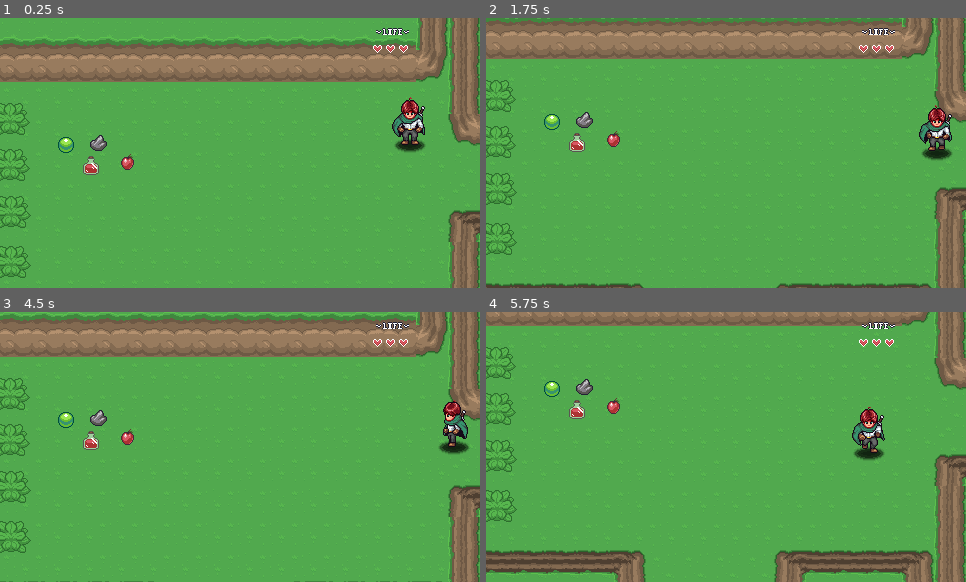
Above: before the commit, frames 1-4 (two rows, left to right).
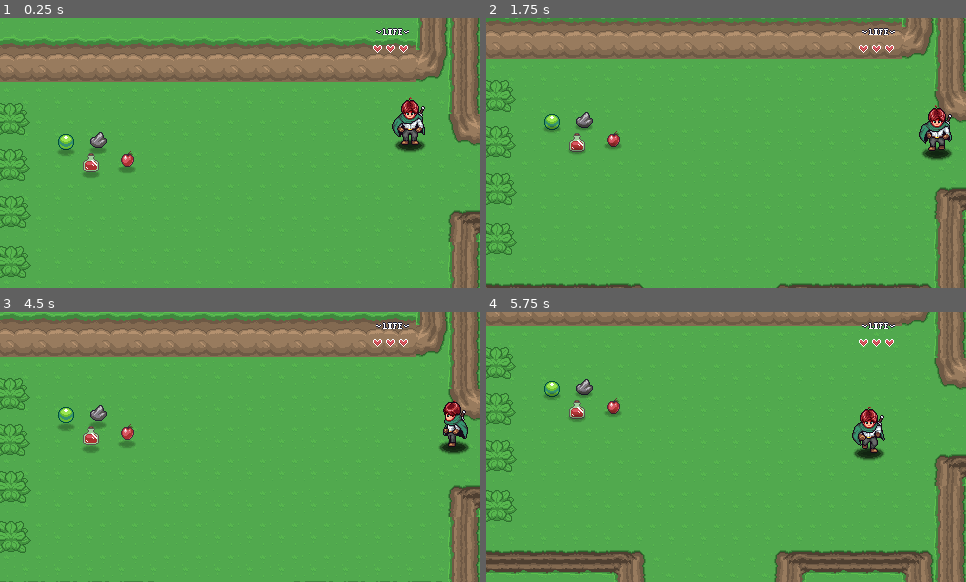
Above: after the commit, the same moments.

Repository: stevenmontes/RpgGame
Game: Godot game, scene res://levels/area01/01.tscn
The game is run twice, just before and just after one commit, with the same random seed, the same clock (stepped at 60 frames per second) and the same inputs. Sound files missing from this copy of the repository are replaced by a short silence.
Inputs:
- Up to frame 1 (0.25 s): no input
- Up to frame 2 (1.75 s): hold D (right) 0.53-1.28 s; hold Z (attack) 0.53-1.28 s; hold S (down) from 1.28 s (still down); tap Z (attack) at 1.35 s
- Up to frame 3 (4.5 s): release S (down) at 2.03 s; hold D (right) 2.03-2.78 s; hold Z (attack) 2.03-2.78 s; hold W (up) 2.78-3.53 s; tap Z (attack) at 2.85, 4.35 s; hold Z (attack) 3.53-4.28 s; hold A (left) from 3.53 s (still down)
- Up to frame 4 (5.75 s): release A (left) at 5.03 s; hold S (down) from 5.03 s (still down); hold Z (attack) from 5.03 s (still down)

The runs differ from the first frame. In frame 1, 0.8% of the frame differs, in the area x 12-29%, y 42-60%; in frame 2, 0.2%; in frame 3, 0.9%, in the area x 12-29%, y 34-53%; in frame 4, 0.2%.

Commit message:
Enemy Item Drops // E19

Diff:
--- /dev/null
+++ b/enemies/scripts/drop_data.gd
@@ -0,0 +1,13 @@
+class_name DropData extends Resource
+
+@export var item: ItemData
+
+@export_range(0, 100, 1, "suffix:% ") var probability: float = 100
+@export_range(1, 10, 1, "suffix:items") var min_amount: int = 1
+@export_range(1, 10, 1, "suffix:items") var max_amount: int = 2
+
+func get_drop_count() -> int:
+	if randf_range(0, 100) >= probability:
+		return 0
+
+	return randi_range(min_amount, max_amount)
--- a/enemies/scripts/states/enemy_state_destroy.gd
+++ b/enemies/scripts/states/enemy_state_destroy.gd
@@ -1,10 +1,15 @@
 class_name EnemyStateDestroy extends EnemyState
+
+const PICKUP = preload("res://items/item_pickup/item_pickup.tscn")
 
 @export var anim_name: String = "destroy"
 @export var knockback_speed: float = 200.0
 @export var decelerate_speed: float = 10.0
 
 @export_category("AI")
+
+@export_category("Items Drops")
+@export var drops: Array[DropData]
 
 var _damage_position: Vector2
 var _direction: Vector2
@@ -21,7 +26,8 @@
 	enemy.velocity = _direction * -knockback_speed
 	enemy.update_animation(anim_name)
 	enemy.animation_player.animation_finished.connect(_on_animation_finished)
-	pass
+	disable_hurt_box()
+	drop_item()
 
 ## What happens when the player exits this State
 func exit() -> void:
@@ -40,3 +46,26 @@
 
 func _on_animation_finished(_anim: String) -> void:
 	enemy.queue_free()
+
+func disable_hurt_box() -> void:
+	var hurt_box: HurtBox = enemy.get_node_or_null("HurtBox")
+
+	if hurt_box:
+		hurt_box.monitoring = false
+
+func drop_item() -> void:
+	if drops.is_empty():
+		return
+
+	for i in drops.size():
+		if drops[i] == null or drops[i].item == null:
+			continue
+
+		var drop_count: int = drops[i].get_drop_count()
+
+		for j in drop_count:
+			var drop: ItemPickup = PICKUP.instantiate()
+			drop.item_data = drops[i].item
+			enemy.get_parent().call_deferred("add_child", drop)
+			drop.global_position = enemy.global_position
+			drop.velocity = enemy.velocity.rotated(randf_range(-1.5, 1.5)) * randf_range(0.9, 1.5)
--- a/enemies/slime/slime.tscn
+++ b/enemies/slime/slime.tscn
@@ -13,6 +13,9 @@
 [ext_resource type="Texture2D" uid="uid://whywgv1ahh7" path="res://enemies/slime/DestroySmoke.png" id="9_yuirh"]
 [ext_resource type="Script" uid="uid://crf3c1qtnqwx8" path="res://enemies/scripts/states/enemy_state_stun.gd" id="10_yuirh"]
 [ext_resource type="Script" uid="uid://cskx6mgniler1" path="res://enemies/scripts/states/enemy_state_destroy.gd" id="12_0oddt"]
+[ext_resource type="Script" uid="uid://3h4bqf112n2k" path="res://enemies/scripts/drop_data.gd" id="13_mwtj1"]
+[ext_resource type="Resource" uid="uid://dqf18v81g6kca" path="res://items/gem.tres" id="14_im24l"]
+[ext_resource type="Resource" uid="uid://bvmhl2a7ohrhj" path="res://items/apple.tres" id="15_im24l"]
 
 [sub_resource type="CircleShape2D" id="CircleShape2D_v3fw7"]
 radius = 12.0416
@@ -58,6 +61,18 @@
 "transitions": PackedFloat32Array(1),
 "update": 0,
 "values": [Color(1, 1, 1, 1)]
+}
+tracks/3/type = "value"
+tracks/3/imported = false
+tracks/3/enabled = true
+tracks/3/path = NodePath("ShadowSprite2D:modulate")
+tracks/3/interp = 1
+tracks/3/loop_wrap = true
+tracks/3/keys = {
+"times": PackedFloat32Array(0),
+"transitions": PackedFloat32Array(1),
+"update": 0,
+"values": [Color(0.568627, 0.207843, 0, 1)]
 }
 
 [sub_resource type="Animation" id="Animation_yuirh"]
@@ -139,6 +154,18 @@
 "clips": PackedStringArray("destroy"),
 "times": PackedFloat32Array(0)
 }
+tracks/6/type = "value"
+tracks/6/imported = false
+tracks/6/enabled = true
+tracks/6/path = NodePath("ShadowSprite2D:modulate")
+tracks/6/interp = 1
+tracks/6/loop_wrap = true
+tracks/6/keys = {
+"times": PackedFloat32Array(0, 0.45),
+"transitions": PackedFloat32Array(1, 1),
+"update": 0,
+"values": [Color(0.568627, 0.207843, 0, 1), Color(0.5686275, 0.20784314, 0, 0)]
+}
 
 [sub_resource type="Animation" id="Animation_okhmd"]
 resource_name = "destroy_side"
@@ -219,6 +246,18 @@
 "clips": PackedStringArray("destroy"),
 "times": PackedFloat32Array(0)
 }
+tracks/6/type = "value"
+tracks/6/imported = false
+tracks/6/enabled = true
+tracks/6/path = NodePath("ShadowSprite2D:modulate")
+tracks/6/interp = 1
+tracks/6/loop_wrap = true
+tracks/6/keys = {
+"times": PackedFloat32Array(0, 0.3),
+"transitions": PackedFloat32Array(1, 1),
+"update": 0,
+"values": [Color(0.568627, 0.207843, 0, 1), Color(0.5686275, 0.20784314, 0, 0)]
+}
 
 [sub_resource type="Animation" id="Animation_v3fw7"]
 resource_name = "destroy_up"
@@ -298,6 +337,18 @@
 tracks/5/keys = {
 "clips": PackedStringArray("destroy"),
 "times": PackedFloat32Array(0)
+}
+tracks/6/type = "value"
+tracks/6/imported = false
+tracks/6/enabled = true
+tracks/6/path = NodePath("ShadowSprite2D:modulate")
+tracks/6/interp = 1
+tracks/6/loop_wrap = true
+tracks/6/keys = {
+"times": PackedFloat32Array(0, 0.4),
+"transitions": PackedFloat32Array(1, 1),
+"update": 0,
+"values": [Color(0.568627, 0.207843, 0, 1), Color(0.5686275, 0.20784314, 0, 0)]
 }
 
 [sub_resource type="Animation" id="Animation_j284o"]
@@ -659,6 +710,19 @@
 &"walk_up": SubResource("Animation_bkm6f")
 }
 
+[sub_resource type="Resource" id="Resource_yu3x6"]
+script = ExtResource("13_mwtj1")
+item = ExtResource("14_im24l")
+max_amount = 4
+metadata/_custom_type_script = "uid://3h4bqf112n2k"
+
+[sub_resource type="Resource" id="Resource_okhmd"]
+script = ExtResource("13_mwtj1")
+item = ExtResource("15_im24l")
+probability = 33.0
+max_amount = 1
+metadata/_custom_type_script = "uid://3h4bqf112n2k"
+
 [sub_resource type="Animation" id="Animation_yu3x6"]
 length = 0.001
 tracks/0/type = "value"
@@ -780,6 +844,7 @@
 
 [node name="Destroy" type="Node" parent="EnemyStateMachine"]
 script = ExtResource("12_0oddt")
+drops = Array[ExtResource("13_mwtj1")]([SubResource("Resource_yu3x6"), SubResource("Resource_okhmd")])
 
 [node name="AudioStreamPlayer2D" type="AudioStreamPlayer2D" parent="."]
 max_polyphony = 4
--- a/items/item_pickup/item_pickup.gd
+++ b/items/item_pickup/item_pickup.gd
@@ -1,5 +1,5 @@
 @tool
-class_name ItemPickup extends Node2D
+class_name ItemPickup extends CharacterBody2D
 
 @export var item_data: ItemData : set = _set_item_data
 
@@ -13,7 +13,14 @@
 		return
 
 	area_2d.body_entered.connect(_on_body_entered)
-	pass
+
+func _physics_process(delta: float) -> void:
+	var collision_info = move_and_collide(velocity * delta)
+
+	if collision_info:
+		velocity = velocity.bounce(collision_info.get_normal())
+
+	velocity -= velocity * delta * 4
 
 func _on_body_entered(body) -> void:
 	if body is Player:
--- a/items/item_pickup/item_pickup.tscn
+++ b/items/item_pickup/item_pickup.tscn
@@ -1,12 +1,60 @@
-[gd_scene load_steps=4 format=3 uid="uid://s31rbdoe53qr"]
+[gd_scene load_steps=10 format=3 uid="uid://s31rbdoe53qr"]
 
 [ext_resource type="Script" uid="uid://b2b6afpby00tw" path="res://items/item_pickup/item_pickup.gd" id="1_0g51u"]
 [ext_resource type="AudioStream" uid="uid://cl8ukc172tw32" path="res://items/item_pickup/item_pickup.wav" id="2_0rscd"]
+[ext_resource type="Texture2D" uid="uid://bqqjx2ub523ga" path="res://items/sprites/items.png" id="2_tc5ok"]
+[ext_resource type="Texture2D" uid="uid://gqvwt5huqulu" path="res://player/sprites/Shadow.png" id="3_7rq5k"]
 
 [sub_resource type="CircleShape2D" id="CircleShape2D_0g51u"]
 
-[node name="ItemPickup" type="Node2D"]
+[sub_resource type="AtlasTexture" id="AtlasTexture_puw1c"]
+atlas = ExtResource("2_tc5ok")
+region = Rect2(0, 0, 32, 32)
+
+[sub_resource type="Animation" id="Animation_bjvna"]
+resource_name = "default"
+tracks/0/type = "value"
+tracks/0/imported = false
+tracks/0/enabled = true
+tracks/0/path = NodePath("Sprite2D:position")
+tracks/0/interp = 1
+tracks/0/loop_wrap = true
+tracks/0/keys = {
+"times": PackedFloat32Array(0, 0.2, 0.4, 0.56666666, 0.7, 0.8, 0.9),
+"transitions": PackedFloat32Array(0.5, 0.5, 0.5, 0.5, 0.5, 0.5, 0.5),
+"update": 0,
+"values": [Vector2(0, 0), Vector2(0, -6), Vector2(0, 0), Vector2(0, -3), Vector2(0, 0), Vector2(0, -1), Vector2(0, 0)]
+}
+
+[sub_resource type="Animation" id="Animation_o0c3x"]
+length = 0.001
+tracks/0/type = "value"
+tracks/0/imported = false
+tracks/0/enabled = true
+tracks/0/path = NodePath("Sprite2D:position")
+tracks/0/interp = 1
+tracks/0/loop_wrap = true
+tracks/0/keys = {
+"times": PackedFloat32Array(0),
+"transitions": PackedFloat32Array(1),
+"update": 0,
+"values": [Vector2(0, 0)]
+}
+
+[sub_resource type="AnimationLibrary" id="AnimationLibrary_o7m3t"]
+_data = {
+&"RESET": SubResource("Animation_o0c3x"),
+&"default": SubResource("Animation_bjvna")
+}
+
+[node name="ItemPickup" type="CharacterBody2D"]
+collision_layer = 0
+collision_mask = 16
+motion_mode = 1
 script = ExtResource("1_0g51u")
+
+[node name="CollisionShape2D" type="CollisionShape2D" parent="."]
+shape = SubResource("CircleShape2D_0g51u")
 
 [node name="Area2D" type="Area2D" parent="."]
 
@@ -14,6 +62,19 @@
 shape = SubResource("CircleShape2D_0g51u")
 
 [node name="Sprite2D" type="Sprite2D" parent="."]
+texture = SubResource("AtlasTexture_puw1c")
+
+[node name="ShadowSprite2D" type="Sprite2D" parent="."]
+modulate = Color(0, 0, 0, 0.28235295)
+position = Vector2(0, 7)
+scale = Vector2(0.59375, 0.625)
+texture = ExtResource("3_7rq5k")
 
 [node name="AudioStreamPlayer2D" type="AudioStreamPlayer2D" parent="."]
 stream = ExtResource("2_0rscd")
+
+[node name="AnimationPlayer" type="AnimationPlayer" parent="."]
+libraries = {
+&"": SubResource("AnimationLibrary_o7m3t")
+}
+autoplay = "default"
--- a/player/scripts/state_attack.gd
+++ b/player/scripts/state_attack.gd
@@ -30,6 +30,9 @@
 	await get_tree().create_timer(0.075).timeout
 	hurt_box.monitoring = true
 
+	if attacking:
+		hurt_box.monitoring = true
+
 ## What happens when the player exits this State
 func exit() -> void:
 	animation_player.animation_finished.disconnect(end_attack)
Not shown, added: enemies/scripts/drop_data.gd.uid
Not shown: 1 places in enemies/slime/slime.tscn that only renumber resources
